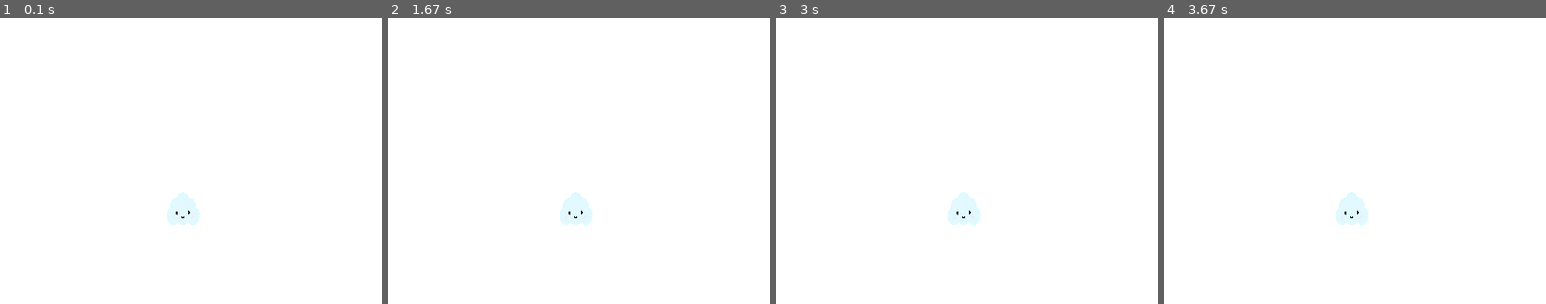
Above: before the commit, frames 1-4 (left to right).
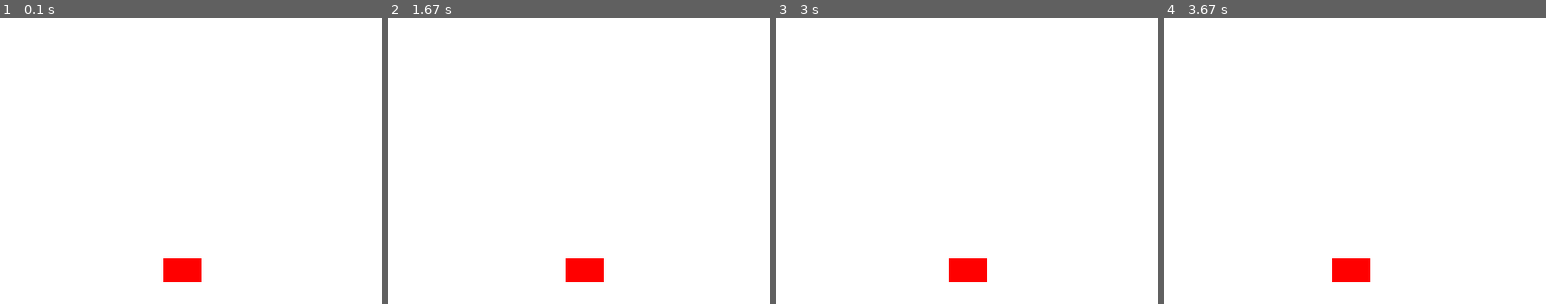
Above: after the commit, the same moments.

Repository: HasanatJahan/Breakout_Pygame
Game: pygame game, started from breakoutGame.py
Same seed, same stepped clock (60 frames per second), same inputs: the game is played once before the commit and once after it.
Inputs:
- Up to frame 1 (0.1 s): no input
- Up to frame 2 (1.67 s): hold Right 0.33-0.8 s; hold Right 0.83-1.3 s; hold Left from 1.33 s (still down)
- Up to frame 3 (3 s): release Left at 1.87 s; hold Left 1.9-2.3 s; hold Right 2.33-2.97 s
- Up to frame 4 (3.67 s): hold Left 3-3.47 s; hold Right from 3.5 s (still down)
The pictures show only the part of the screen within x 24-74%, y 50-100%; the shares and areas given below are measured in that part.

The runs differ from the first frame. In frame 1, 1.5% of the frame differs, in the area x 42-53%, y 61-93%; in frame 2, 1.5%; in frame 3, 1.5%; in frame 4, 1.5%.

Commit message:
Trying to make the rectangular block run smoothly on the screen. Removing the cloud image

Diff:
--- a/breakoutGame.py
+++ b/breakoutGame.py
@@ -2,39 +2,45 @@
 from pygame.locals import *
 
 pygame.init()
-#i = pygame.init()
-#print(i)
 
-#Screen dimensions
+#--Screen dimensions
 display_width = 800
 display_height = 600
 
-#Object dimensions
+#--Object dimensions
 img_width = 40
 img_height = 40
 
-#Color definitions
+#--Color definitions
 black = (0,0,0)
 white = (255,255,255)
+red = (255, 0, 0)
 
-#Display settings
+#--Display settings
 pygame.display.set_caption("Breakout!")
 game_display = pygame.display.set_mode((display_width, display_height))
 clock = pygame.time.Clock()
 
-#Generate the image
-cloudImg = pygame.image.load("CuteCloud.png")
+#---------------------------------------------------------------------
+#--------------------------------------------------REFERENCE FOR LATER
+#--Generate the image
+#cloudImg = pygame.image.load("CuteCloud.png")
 #Trying to scale the image to screen size
-cloudImg = pygame.transform.scale(cloudImg, (img_width, img_height))
+#cloudImg = pygame.transform.scale(cloudImg, (img_width, img_height))
 
 #--Define functions of the game
-def cloud(x,y):
-	game_display.blit(cloudImg,(x,y))
+#def cloud(x,y):
+#	game_display.blit(cloudImg,(x,y))
+
+#----------------------------------------------------------------------
+
+#--Draw a rectangle
+def paddle(x, y):
+	pygame.draw.rect(game_display, red, [x, y, 40, 25])
 
 #--Referencing the object by the top left
 x = (display_width * 0.45)
-y = (display_height * 0.8)
-#--Accounts for the change in position of the object
+y = (display_height * 0.92)
 x_change = 0
 
 #--Function that handles the movement
@@ -44,20 +50,21 @@
 	print(x)
 	x += x_change
 
-#This detects the events
+
+pressed_left = False
+pressed_right = False
+
 def event_handler():
-	# To deal with global variables to deal with scoping issues
 	global x
 	global x_change
-	#Gets every event on the screen
+	#--Gets every event on the screen
 	for event in pygame.event.get():
 		#print (event)
 		if (event.type == QUIT) or (event.type == KEYDOWN and event.key == K_ESCAPE):
-			#Uninitializes all python modules
 			pygame.quit()
 			quit()
 
-		#To move the cloud to the left and right
+		#To move the paddle to the left and right
 		if event.type == KEYDOWN:
 			if event.key == K_LEFT:
 				x_change = -5
@@ -68,8 +75,12 @@
 		if event.type == KEYUP:
 			if event.key == K_LEFT or event.key == K_RIGHT:
 				x_change = 0
+			#Trying to account for the keyup to keep moving
+			if event.key == K_LEFT:
+				x_change = -5
+			elif event.key == K_RIGHT:
+				x_change = 5
 
-		#Change the position of the object
 		movement()
 
 
@@ -78,6 +89,7 @@
 	event_handler()
 	game_display.fill(white)
 	#show the object
-	cloud(x,y)
+#	cloud(x,y)
+	paddle(x, y)
 	pygame.display.update()
 	clock.tick(80)
